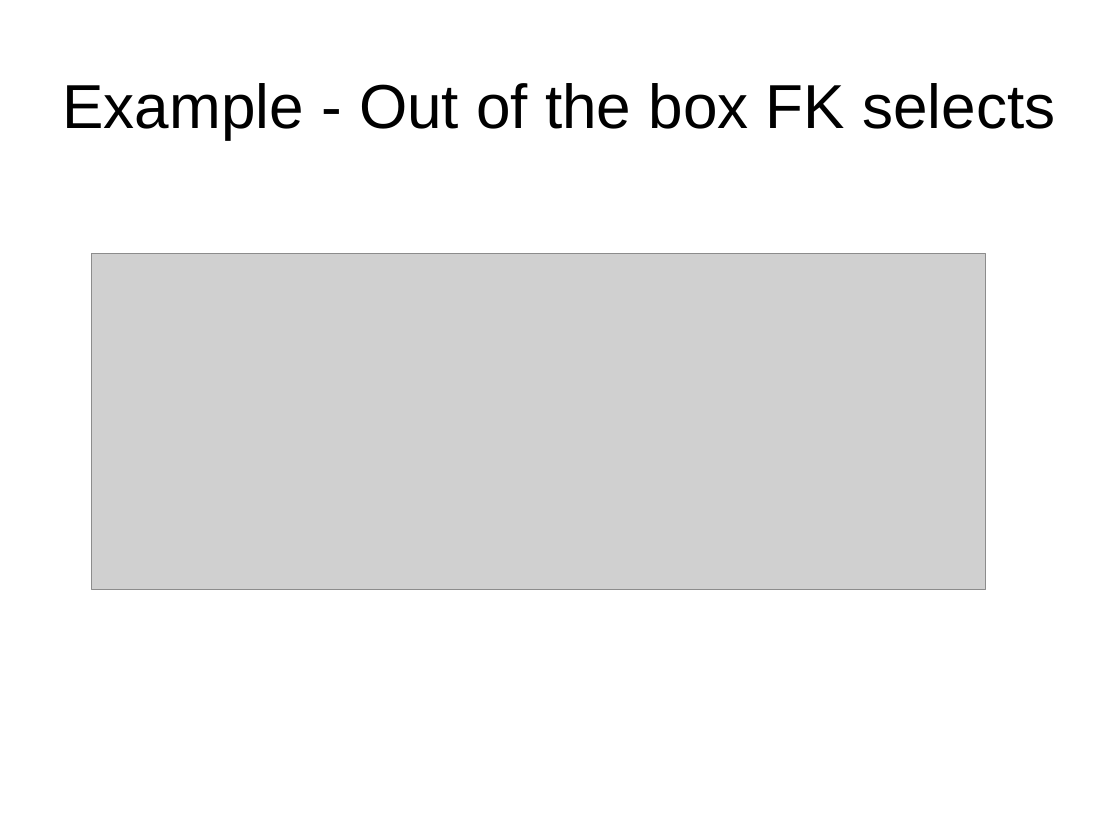
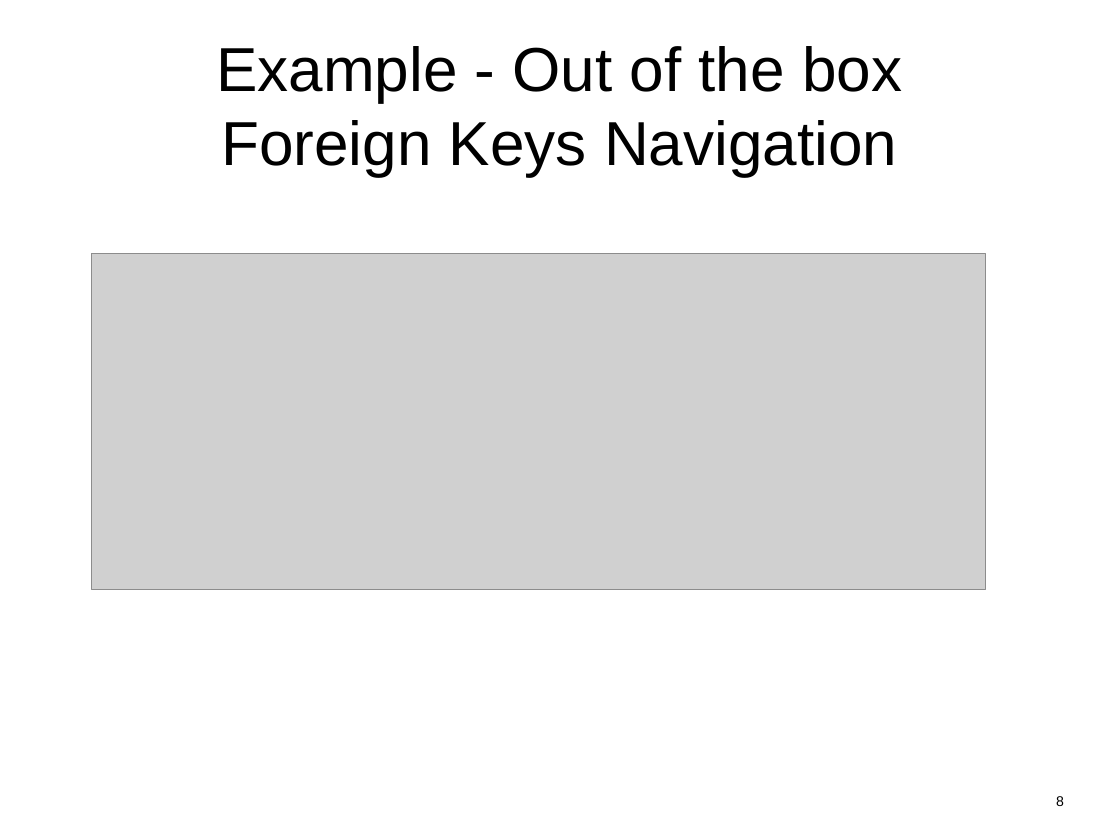
Before and after one commit to hotrodorm/hotrod, a slide deck: slide 8 of hotrod/docs/hotrod-2.0-overview.odp. Drawn at 1120x840 pixels with LibreOffice and Linux fonts; fonts in the diff are those of the drawing; grey boxes stand for pictures. Boxes give left, top, right and bottom in pixels: in the first picture for what was removed or moved away, otherwise in the second. Text is boxed around its words. In the diff, an @@ line names an element or a change of style, - is before the commit and + after.

```diff
--- a/hotrod/docs/hotrod-2.0-overview.odp
+++ b/hotrod/docs/hotrod-2.0-overview.odp
@@ title at (216,46,902,177): text changed @@
-Example - Out of the box FK selects
+Example - Out of the box
+Foreign Keys Navigation
@@ page number added at (1056,796,1064,806), 10 pt, text #000000 @@
+8
```
Also in this commit, not shown: 10 other slides changed, 3 other files.
